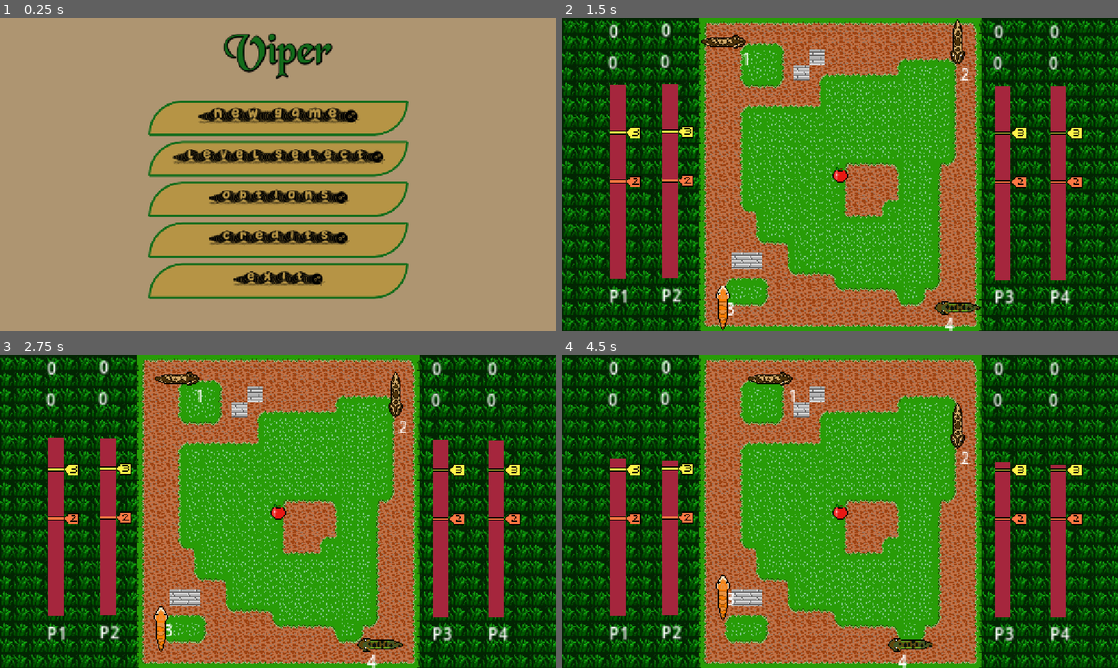
Above: before the commit, frames 1-4 (two rows, left to right).
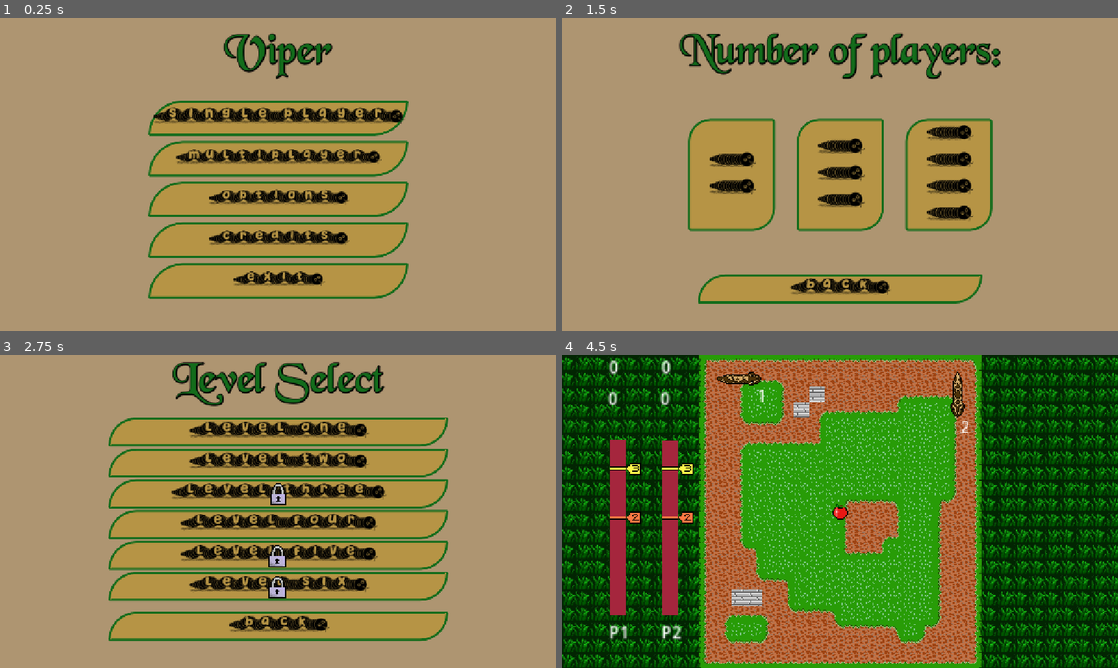
Above: after the commit, the same moments.

Repository: B-nce/Snake
Game: Godot game, scene res://scenes/main_menu_scene/main_menu.tscn
Two runs of this game, one before a commit and one after it. Both use one fixed random seed, a clock stepped at 60 frames per second and the inputs below.
Inputs (mouse positions are in pixels of both pictures, inside the frame that each line leads up to):
- Up to frame 1 (0.25 s): no input
- Up to frame 2 (1.5 s): click "(Level select)" (after the commit: "(multiplayer)") at 0.5 s; click (840, 96) at 1.25 s, where only the run before the commit has a clickable "(Level one)"
- Up to frame 3 (2.75 s): click (166, 511) at 2 s, where only the run after the commit has a clickable "( ) ( )"
- Up to frame 4 (4.5 s): click (840, 433) at 2.75 s, where only the run after the commit has a clickable "(Level one)"

The runs differ from the first frame. In frame 1, 2.6% of the frame differs, in the area x 27-73%, y 28-47%; in frame 2, 100%; in frame 3, 100%, in the area x 0-100%, y 0-100%; in frame 4, 5.6%.

Commit message:
Merge from dev

Diff:
--- a/snake/scenes/level_1/level_1.tscn
+++ b/snake/scenes/level_1/level_1.tscn
@@ -41,16 +41,16 @@
 tile_map_data = PackedByteArray("AAD//wAAAQAAAAAAAAD//wEAAQAAAAAAAAD//wIAAQAAAAAAAAD+/wIAAQAAAAAAAAD+/wMAAQAAAAAAAAD+/w …(13360 unchanged characters)…
 
 [node name="Score1" parent="Level" index="8"]
-position = Vector2(-93.5, 1)
+position = Vector2(-93.5, 0)
 
 [node name="Score2" parent="Level" index="9"]
 position = Vector2(-40, 0)
 
 [node name="Score3" parent="Level" index="10"]
-position = Vector2(300.5, 1.5)
+position = Vector2(300.5, 0)
 
 [node name="Score4" parent="Level" index="11"]
-position = Vector2(357.5, 1.5)
+position = Vector2(357.5, 0)
 
 [node name="FirstApple" parent="Level" index="12"]
 position = Vector2(144, 160)
--- a/snake/scenes/level_2/level_2.tscn
+++ b/snake/scenes/level_2/level_2.tscn
@@ -7,6 +7,26 @@
 [node name="Level" parent="." instance=ExtResource("2_koqjd")]
 unique_name_in_owner = true
 level_name = "lvl2"
+
+[node name="Player1" parent="Level" index="0"]
+position = Vector2(56, 40)
+length = 3
+initial_direction = 3
+
+[node name="Player2" parent="Level" index="1"]
+position = Vector2(40, 264)
+length = 3
+initial_direction = 0
+
+[node name="Player3" parent="Level" index="2"]
+position = Vector2(248, 56)
+length = 3
+initial_direction = 1
+
+[node name="Player4" parent="Level" index="3"]
+position = Vector2(232, 288)
+length = 3
+initial_direction = 2
 
 [node name="Background" parent="Level" index="4"]
 tile_map_data = PackedByteArray("AAASAAAAAQABAAEAAAASAAEAAQABAAEAAAASAAIAAQABAAEAAAASAAMAAQABAAEAAAASAAQAAQABAAEAAAASAA …(19760 unchanged characters)…
@@ -20,4 +40,19 @@
 [node name="Grass" parent="Level" index="7"]
 tile_map_data = PackedByteArray("AADq/wAAAgAAAAAAAADq/wEAAgAAAAAAAADq/wIAAgAAAAAAAADq/wMAAgAAAAAAAADq/wQAAgAAAAAAAADq/w …(14000 unchanged characters)…
 
+[node name="Score1" parent="Level" index="8"]
+position = Vector2(-93.5, 0)
+
+[node name="Score2" parent="Level" index="9"]
+position = Vector2(-40, 0)
+
+[node name="Score3" parent="Level" index="10"]
+position = Vector2(300.5, 0)
+
+[node name="Score4" parent="Level" index="11"]
+position = Vector2(357.5, 0)
+
+[node name="FirstApple" parent="Level" index="12"]
+position = Vector2(144, 160)
+
 [editable path="Level"]
--- a/snake/scenes/level_3/level_3.tscn
+++ b/snake/scenes/level_3/level_3.tscn
@@ -10,6 +10,25 @@
 
 [node name="Background" parent="Level" index="1"]
 tile_map_data = PackedByteArray("AADu/wAABAABAAEAAADu/wEABAABAAEAAADu/wIABAABAAEAAADu/wMABAABAAEAAADu/wQABAABAAEAAADu/w …(20080 unchanged characters)…
+[node name="Player1" parent="Level" index="0"]
+position = Vector2(56, 40)
+length = 3
+initial_direction = 3
+
+[node name="Player2" parent="Level" index="1"]
+position = Vector2(40, 264)
+length = 3
+initial_direction = 0
+
+[node name="Player3" parent="Level" index="2"]
+position = Vector2(248, 56)
+length = 3
+initial_direction = 1
+
+[node name="Player4" parent="Level" index="3"]
+position = Vector2(232, 288)
+length = 3
+initial_direction = 2
 
 [node name="Floor" parent="Level" index="2"]
 tile_map_data = PackedByteArray("AAAAAAAABAABAAEAAAABAAAABAACAAEAAAACAAAABAAAAAEAAAADAAAABAABAAEAAAAEAAAABAABAAEAAAAFAA …(5680 unchanged characters)…
@@ -20,4 +39,19 @@
 [node name="Grass" parent="Level" index="4"]
 tile_map_data = PackedByteArray("AADs/wAAAQAAAAAAAADs/wEAAQAAAAAAAADs/wIAAQAAAAAAAADs/wMAAQAAAAAAAADs/wQAAQAAAAAAAADs/w …(14320 unchanged characters)…
 
+[node name="Score1" parent="Level" index="8"]
+position = Vector2(-93.5, 0)
+
+[node name="Score2" parent="Level" index="9"]
+position = Vector2(-40, 0)
+
+[node name="Score3" parent="Level" index="10"]
+position = Vector2(300.5, 0)
+
+[node name="Score4" parent="Level" index="11"]
+position = Vector2(357.5, 0)
+
+[node name="FirstApple" parent="Level" index="12"]
+position = Vector2(144, 160)
+
 [editable path="Level"]
--- a/snake/scenes/level_select/level_select.gd
+++ b/snake/scenes/level_select/level_select.gd
@@ -1,6 +1,9 @@
 extends Control
 
+
 func _ready() -> void:
+	if Global.number_of_players > 1:
+		return
 	set_level_2_disability()
 	set_level_3_disability()
 	set_level_4_disability()
--- a/snake/scenes/level_select/level_select.tscn
+++ b/snake/scenes/level_select/level_select.tscn
@@ -131,6 +131,7 @@
 
 [node name="Level2Lock" type="TextureRect" parent="VBoxContainer/VBoxContainer/MarginContainer/Level2Button"]
 unique_name_in_owner = true
+visible = false
 texture_filter = 1
 layout_mode = 1
 anchors_preset = -1
@@ -209,6 +210,7 @@
 
 [node name="Level4Lock" type="TextureRect" parent="VBoxContainer/VBoxContainer/MarginContainer4/Level4Button"]
 unique_name_in_owner = true
+visible = false
 texture_filter = 1
 layout_mode = 1
 anchors_preset = -1
--- a/snake/scenes/main_menu_scene/main_menu.gd
+++ b/snake/scenes/main_menu_scene/main_menu.gd
@@ -1,14 +1,15 @@
 extends Control
 
 
-func _on_new_game_pressed() -> void:
+func _on_single_player_pressed() -> void:
+	Global.number_of_players = 1
 	Global.previous_scene_paths.push_front(self.scene_file_path)
 	get_tree().change_scene_to_file("res://scenes/level_select/level_select.tscn")
 
 
-func _on_level_select_pressed() -> void:
+func _on_multi_player_pressed() -> void:
 	Global.previous_scene_paths.push_front(self.scene_file_path)
-	get_tree().change_scene_to_file("res://scenes/level_select/level_select.tscn")
+	get_tree().change_scene_to_file("res://scenes/player_select/player_select.tscn")
 
 
 func _on_options_pressed() -> void:
--- a/snake/scenes/main_menu_scene/main_menu.tscn
+++ b/snake/scenes/main_menu_scene/main_menu.tscn
@@ -77,7 +77,7 @@
 theme_override_styles/hover = SubResource("StyleBoxFlat_06t4h")
 theme_override_styles/pressed = SubResource("StyleBoxFlat_06t4h")
 theme_override_styles/normal = SubResource("StyleBoxFlat_rhts7")
-text = "(New Game)"
+text = "(Single Player)"
 
 [node name="Button2" type="Button" parent="VBoxContainer"]
 layout_mode = 2
@@ -92,7 +92,7 @@
 theme_override_styles/hover = SubResource("StyleBoxFlat_06t4h")
 theme_override_styles/pressed = SubResource("StyleBoxFlat_06t4h")
 theme_override_styles/normal = SubResource("StyleBoxFlat_rhts7")
-text = "(Level select)"
+text = "(multiplayer)"
 
 [node name="Button3" type="Button" parent="VBoxContainer"]
 layout_mode = 2
@@ -156,8 +156,8 @@
 theme_override_font_sizes/font_size = 100
 text = "Viper"
 
-[connection signal="pressed" from="VBoxContainer/Button" to="." method="_on_new_game_pressed"]
-[connection signal="pressed" from="VBoxContainer/Button2" to="." method="_on_level_select_pressed"]
+[connection signal="pressed" from="VBoxContainer/Button" to="." method="_on_single_player_pressed"]
+[connection signal="pressed" from="VBoxContainer/Button2" to="." method="_on_multi_player_pressed"]
 [connection signal="pressed" from="VBoxContainer/Button3" to="." method="_on_options_pressed"]
 [connection signal="pressed" from="VBoxContainer/Button4" to="." method="_on_credits_pressed"]
 [connection signal="pressed" from="VBoxContainer/Button5" to="." method="_on_exit_pressed"]
--- /dev/null
+++ b/snake/scenes/player_select/player_select.gd
@@ -0,0 +1,23 @@
+extends Control
+
+
+func _on_back_button_pressed() -> void:
+	get_tree().change_scene_to_file(Global.previous_scene_paths.pop_front())
+
+
+func _on_two_player_button_pressed() -> void:
+	Global.number_of_players = 2
+	Global.previous_scene_paths.push_front(self.scene_file_path)
+	get_tree().change_scene_to_file("res://scenes/level_select/level_select.tscn")
+
+
+func _on_three_player_button_pressed() -> void:
+	Global.number_of_players = 3
+	Global.previous_scene_paths.push_front(self.scene_file_path)
+	get_tree().change_scene_to_file("res://scenes/level_select/level_select.tscn")
+
+
+func _on_four_player_button_pressed() -> void:
+	Global.number_of_players = 4
+	Global.previous_scene_paths.push_front(self.scene_file_path)
+	get_tree().change_scene_to_file("res://scenes/level_select/level_select.tscn")
--- /dev/null
+++ b/snake/scenes/player_select/player_select.tscn
@@ -0,0 +1,203 @@
+[gd_scene load_steps=10 format=3 uid="uid://bv3w0s1lsyf07"]
+
+[ext_resource type="Script" uid="uid://bwka8dvv74lko" path="res://scenes/player_select/player_select.gd" id="1_8qlfc"]
+[ext_resource type="FontFile" uid="uid://cxaq1lpo2t7ho" path="res://fonts/black_charcoal.TTF" id="1_vqdd7"]
+[ext_resource type="FontFile" uid="uid://cm40i6mvl1t3e" path="res://fonts/snake_business.ttf" id="2_bowpx"]
+
+[sub_resource type="StyleBoxFlat" id="StyleBoxFlat_h04ql"]
+bg_color = Color(0.684098, 0.582663, 0.445276, 1)
+
+[sub_resource type="StyleBoxFlat" id="StyleBoxFlat_bowpx"]
+bg_color = Color(0.714734, 0.581304, 0.271327, 1)
+border_width_left = 5
+border_width_top = 5
+border_width_right = 5
+border_width_bottom = 5
+border_color = Color(0.0745098, 0.423529, 0.105882, 1)
+corner_radius_top_left = 5
+corner_radius_top_right = 50
+corner_radius_bottom_right = 5
+corner_radius_bottom_left = 50
+
+[sub_resource type="StyleBoxFlat" id="StyleBoxFlat_8qlfc"]
+bg_color = Color(0.714734, 0.581304, 0.271327, 1)
+border_width_left = 5
+border_width_top = 5
+border_width_right = 5
+border_width_bottom = 5
+border_color = Color(0.0745098, 0.423529, 0.105882, 1)
+corner_radius_top_left = 5
+corner_radius_top_right = 50
+corner_radius_bottom_right = 5
+corner_radius_bottom_left = 50
+
+[sub_resource type="StyleBoxFlat" id="StyleBoxFlat_cdb3i"]
+bg_color = Color(0.714734, 0.581304, 0.271327, 1)
+border_width_left = 5
+border_width_top = 5
+border_width_right = 5
+border_width_bottom = 5
+border_color = Color(0.0745098, 0.423529, 0.105882, 1)
+corner_radius_top_left = 50
+corner_radius_top_right = 5
+corner_radius_bottom_right = 50
+corner_radius_bottom_left = 5
+
+[sub_resource type="StyleBoxFlat" id="StyleBoxFlat_t8u83"]
+bg_color = Color(0.714734, 0.581304, 0.271327, 1)
+border_width_left = 5
+border_width_top = 5
+border_width_right = 5
+border_width_bottom = 5
+border_color = Color(0.0745098, 0.423529, 0.105882, 1)
+corner_radius_top_left = 5
+corner_radius_top_right = 150
+corner_radius_bottom_right = 5
+corner_radius_bottom_left = 150
+
+[sub_resource type="StyleBoxFlat" id="StyleBoxFlat_y1n5n"]
+bg_color = Color(0.714734, 0.581304, 0.271327, 1)
+border_width_left = 5
+border_width_top = 5
+border_width_right = 5
+border_width_bottom = 5
+border_color = Color(0.0745098, 0.423529, 0.105882, 1)
+corner_radius_top_left = 150
+corner_radius_top_right = 5
+corner_radius_bottom_right = 150
+corner_radius_bottom_left = 5
+
+[node name="PlayerSelect" type="Control"]
+layout_mode = 3
+anchors_preset = 15
+anchor_right = 1.0
+anchor_bottom = 1.0
+grow_horizontal = 2
+grow_vertical = 2
+script = ExtResource("1_8qlfc")
+
+[node name="Panel" type="Panel" parent="."]
+layout_mode = 1
+anchors_preset = 15
+anchor_right = 1.0
+anchor_bottom = 1.0
+grow_horizontal = 2
+grow_vertical = 2
+theme_override_styles/panel = SubResource("StyleBoxFlat_h04ql")
+
+[node name="Label" type="Label" parent="."]
+layout_mode = 1
+anchors_preset = 5
+anchor_left = 0.5
+anchor_right = 0.5
+offset_left = -123.5
+offset_top = 19.0
+offset_right = 123.5
+offset_bottom = 145.0
+grow_horizontal = 2
+theme_override_colors/font_color = Color(0.0745098, 0.423529, 0.105882, 1)
+theme_override_colors/font_shadow_color = Color(0, 0, 0, 1)
+theme_override_constants/shadow_outline_size = 10
+theme_override_fonts/font = ExtResource("1_vqdd7")
+theme_override_font_sizes/font_size = 100
+text = "Number of players:"
+
+[node name="HBoxContainer" type="HBoxContainer" parent="."]
+layout_mode = 1
+anchors_preset = 8
+anchor_left = 0.5
+anchor_top = 0.5
+anchor_right = 0.5
+anchor_bottom = 0.5
+offset_left = -350.0
+offset_top = -125.0
+offset_right = 350.0
+offset_bottom = 125.0
+grow_horizontal = 2
+grow_vertical = 2
+theme_override_constants/separation = 50
+
+[node name="TwoPlayerButton" type="Button" parent="HBoxContainer"]
+custom_minimum_size = Vector2(200, 250)
+layout_mode = 2
+focus_mode = 0
+theme_override_colors/font_hover_pressed_color = Color(0.0745098, 0.423529, 0.105882, 1)
+theme_override_colors/font_hover_color = Color(0.0745098, 0.423529, 0.105882, 1)
+theme_override_colors/font_color = Color(0, 0, 0, 1)
+theme_override_colors/font_focus_color = Color(0.0745098, 0.423529, 0.105882, 1)
+theme_override_colors/font_pressed_color = Color(0.0745098, 0.423529, 0.105882, 1)
+theme_override_fonts/font = ExtResource("2_bowpx")
+theme_override_font_sizes/font_size = 60
+theme_override_styles/hover = SubResource("StyleBoxFlat_bowpx")
+theme_override_styles/pressed = SubResource("StyleBoxFlat_8qlfc")
+theme_override_styles/normal = SubResource("StyleBoxFlat_cdb3i")
+text = "(  )
+(  )"
+
+[node name="ThreePlayerButton" type="Button" parent="HBoxContainer"]
+custom_minimum_size = Vector2(200, 250)
+layout_mode = 2
+focus_mode = 0
+theme_override_colors/font_hover_pressed_color = Color(0.0745098, 0.423529, 0.105882, 1)
+theme_override_colors/font_hover_color = Color(0.0745098, 0.423529, 0.105882, 1)
+theme_override_colors/font_color = Color(0, 0, 0, 1)
+theme_override_colors/font_focus_color = Color(0.0745098, 0.423529, 0.105882, 1)
+theme_override_colors/font_pressed_color = Color(0.0745098, 0.423529, 0.105882, 1)
+theme_override_fonts/font = ExtResource("2_bowpx")
+theme_override_font_sizes/font_size = 60
+theme_override_styles/hover = SubResource("StyleBoxFlat_bowpx")
+theme_override_styles/pressed = SubResource("StyleBoxFlat_8qlfc")
+theme_override_styles/normal = SubResource("StyleBoxFlat_cdb3i")
+text = "(  )
+(  )
+(  )"
+
+[node name="FourPlayerButton" type="Button" parent="HBoxContainer"]
+custom_minimum_size = Vector2(200, 250)
+layout_mode = 2
+focus_mode = 0
+theme_override_colors/font_hover_pressed_color = Color(0.0745098, 0.423529, 0.105882, 1)
+theme_override_colors/font_hover_color = Color(0.0745098, 0.423529, 0.105882, 1)
+theme_override_colors/font_color = Color(0, 0, 0, 1)
+theme_override_colors/font_focus_color = Color(0.0745098, 0.423529, 0.105882, 1)
+theme_override_colors/font_pressed_color = Color(0.0745098, 0.423529, 0.105882, 1)
+theme_override_fonts/font = ExtResource("2_bowpx")
+theme_override_font_sizes/font_size = 60
+theme_override_styles/hover = SubResource("StyleBoxFlat_bowpx")
+theme_override_styles/pressed = SubResource("StyleBoxFlat_8qlfc")
+theme_override_styles/normal = SubResource("StyleBoxFlat_cdb3i")
+text = "(  )
+(  )
+(  )
+(  )"
+
+[node name="BackButton" type="Button" parent="."]
+layout_mode = 1
+anchors_preset = 7
+anchor_left = 0.5
+anchor_top = 1.0
+anchor_right = 0.5
+anchor_bottom = 1.0
+offset_left = -328.0
+offset_top = -130.0
+offset_right = 327.0
+offset_bottom = -64.0
+grow_horizontal = 2
+grow_vertical = 0
+size_flags_vertical = 3
+focus_mode = 0
+theme_override_colors/font_hover_color = Color(0.0745098, 0.423529, 0.105882, 1)
+theme_override_colors/font_color = Color(0, 0, 0, 1)
+theme_override_colors/font_focus_color = Color(0.0745098, 0.423529, 0.105882, 1)
+theme_override_colors/font_pressed_color = Color(0, 0, 0, 1)
+theme_override_fonts/font = ExtResource("2_bowpx")
+theme_override_font_sizes/font_size = 55
+theme_override_styles/hover = SubResource("StyleBoxFlat_t8u83")
+theme_override_styles/pressed = SubResource("StyleBoxFlat_t8u83")
+theme_override_styles/normal = SubResource("StyleBoxFlat_y1n5n")
+text = "(back)"
+
+[connection signal="pressed" from="HBoxContainer/TwoPlayerButton" to="." method="_on_two_player_button_pressed"]
+[connection signal="pressed" from="HBoxContainer/ThreePlayerButton" to="." method="_on_three_player_button_pressed"]
+[connection signal="pressed" from="HBoxContainer/FourPlayerButton" to="." method="_on_four_player_button_pressed"]
+[connection signal="pressed" from="BackButton" to="." method="_on_back_button_pressed"]
Not shown, added: snake/scenes/player_select/player_select.gd.uid
